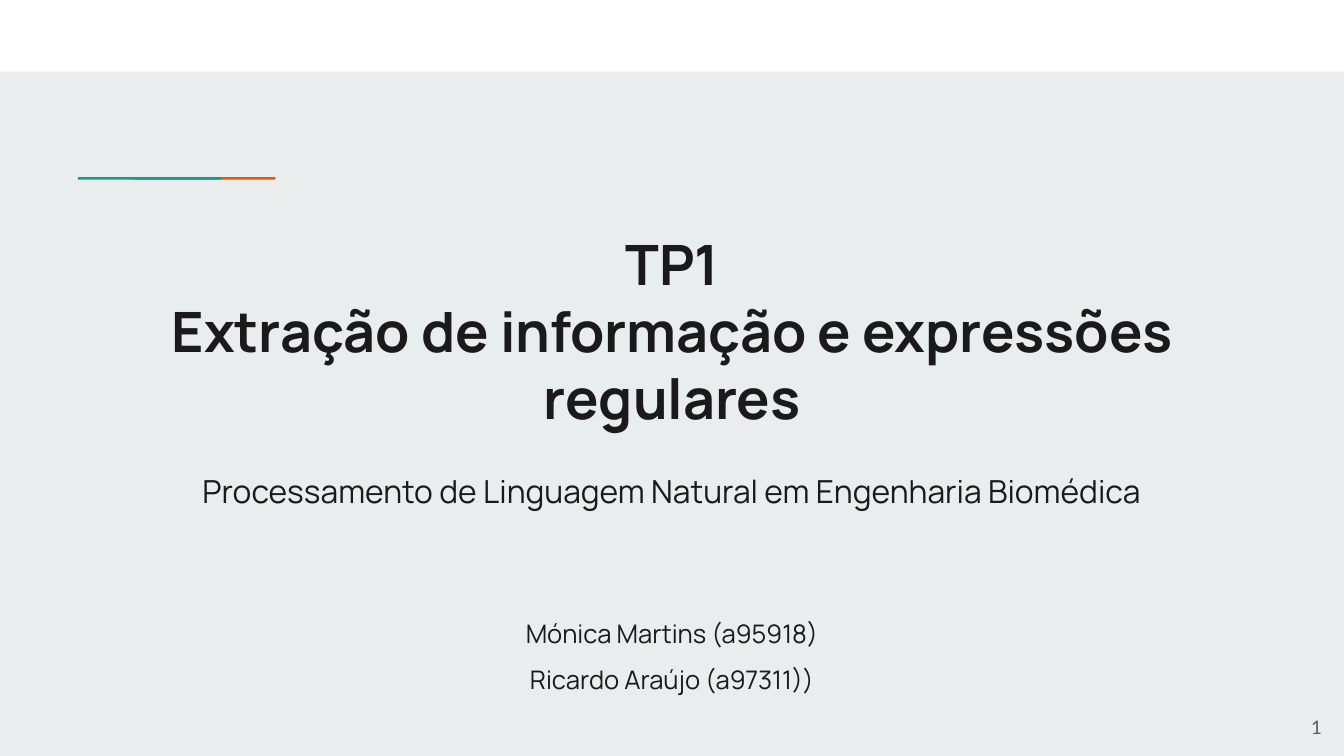
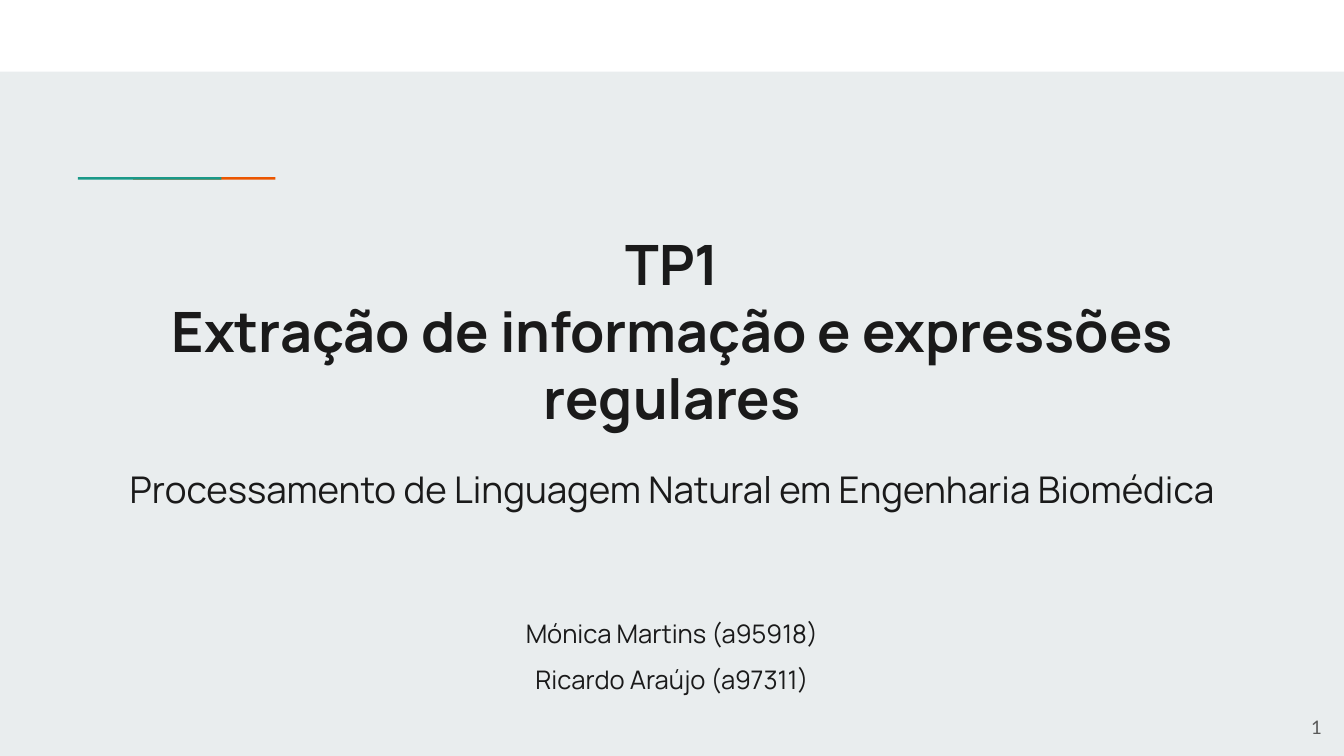
Before and after one commit to monicaccmartins/pln-2324, a slide deck: slide 1 of TP1/PLN - Apresentação.pptx. Drawn at 1344x756 pixels with LibreOffice and Linux fonts; fonts in the diff are those of the drawing. Boxes give left, top, right and bottom in pixels: in the first picture for what was removed or moved away, otherwise in the second. Text is boxed around its words. In the diff, an @@ line names an element or a change of style, - is before the commit and + after.

```diff
--- a/TP1/PLN - Apresentação.pptx
+++ b/TP1/PLN - Apresentação.pptx
@@ subtitle "Processamento de Linguagem Natural em ..." at [130, 474, 1214, 513]: size 17 to 19.7 pt; line spacing 1 to 0.9 @@
@@ subtitle at [535, 667, 809, 695]: text changed @@
-Ricardo Araújo (a97311))
+Ricardo Araújo (a97311)
```
Also in this commit, not shown: 1 other slide changed, 1 slide removed.
